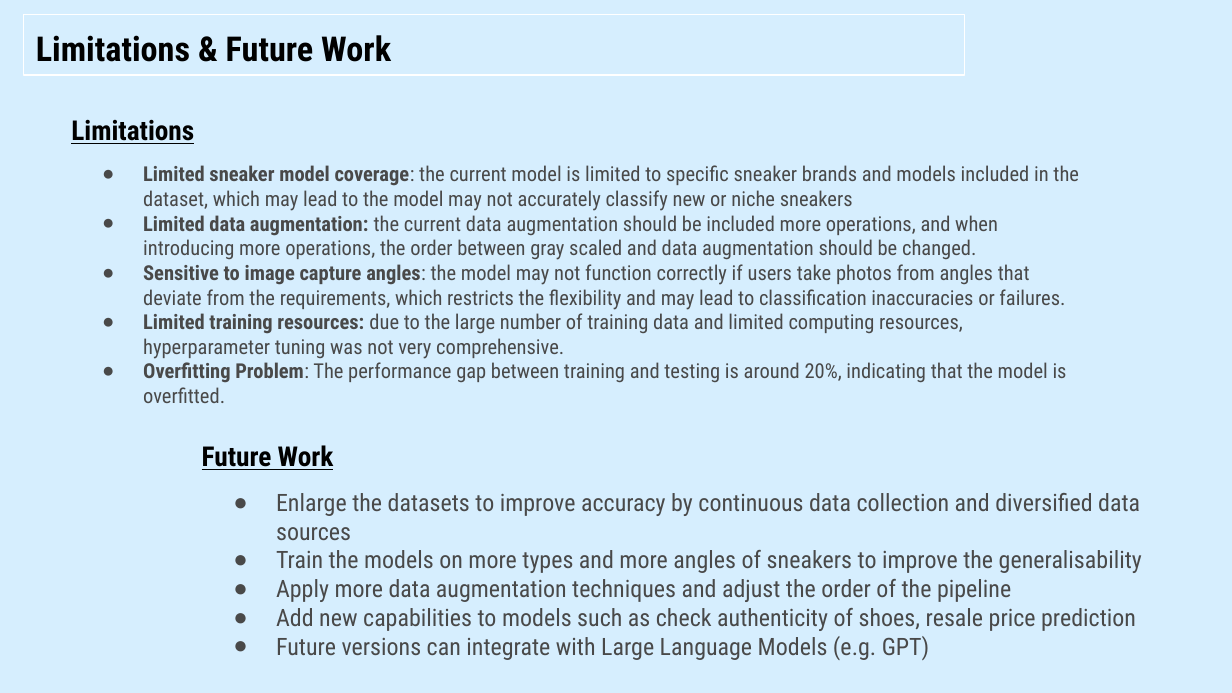
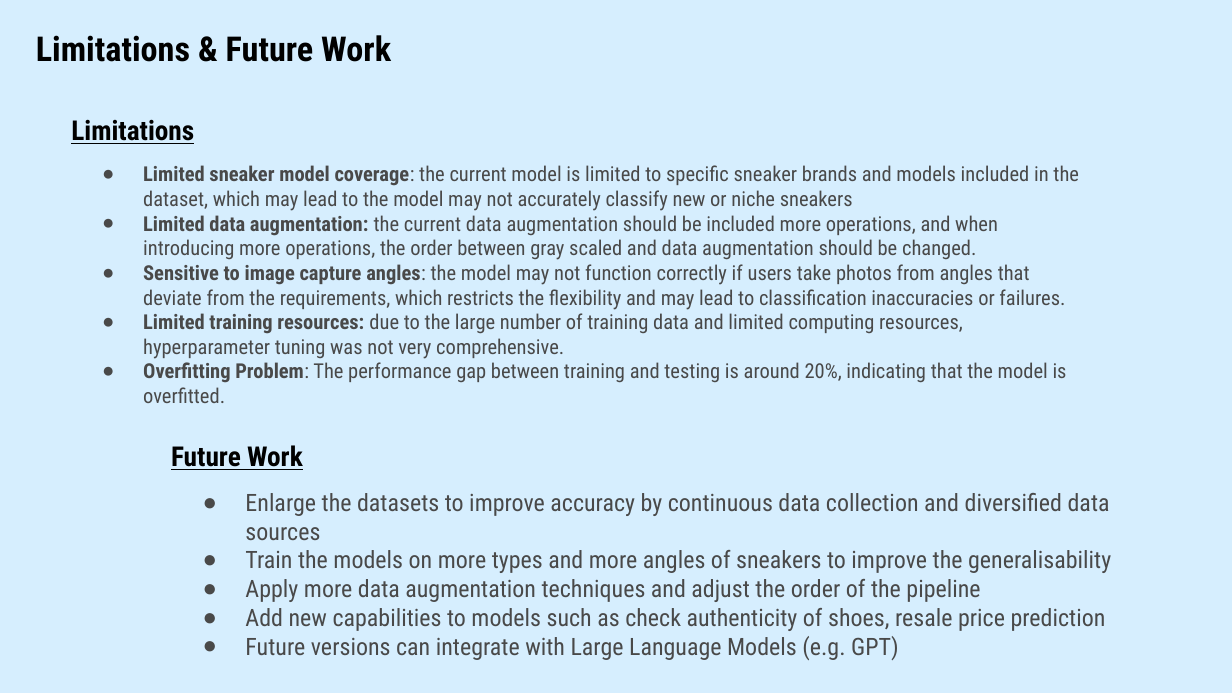
Before and after one commit to yunsi-goh/yunsi-goh.github.io, a slide deck: slide 15 of asset/project/Sneaker Image Classification.pptx. Drawn at 1232x693 pixels with LibreOffice and Linux fonts; fonts in the diff are those of the drawing. Boxes give left, top, right and bottom in pixels: in the first picture for what was removed or moved away, otherwise in the second. Text is boxed around its words. In the diff, an @@ line names an element or a change of style, - is before the commit and + after.

```diff
--- a/asset/project/Sneaker Image Classification.pptx
+++ b/asset/project/Sneaker Image Classification.pptx
@@ text "Limitations & Future Work": place and size @@
-text "Limitations & Future Work" at box(23, 15, 965, 75)
+text "Limitations & Future Work" at box(36, 35, 391, 62)
@@ text "Limitations & Future Work" at box(36, 35, 391, 62): outline #FFFFFF 0.75 pt to none @@
@@ text "Future Work": place and size @@
-text "Future Work" at box(202, 445, 334, 470)
+text "Future Work" at box(171, 445, 303, 470)
@@ text "Enlarge the datasets to improve ...": place and size @@
-text "Enlarge the datasets to improve ..." at box(276, 493, 1142, 660)
+text "Enlarge the datasets to improve ..." at box(245, 493, 1111, 660)
```
Also in this commit, not shown: 13 other slides changed, 39 other files.
